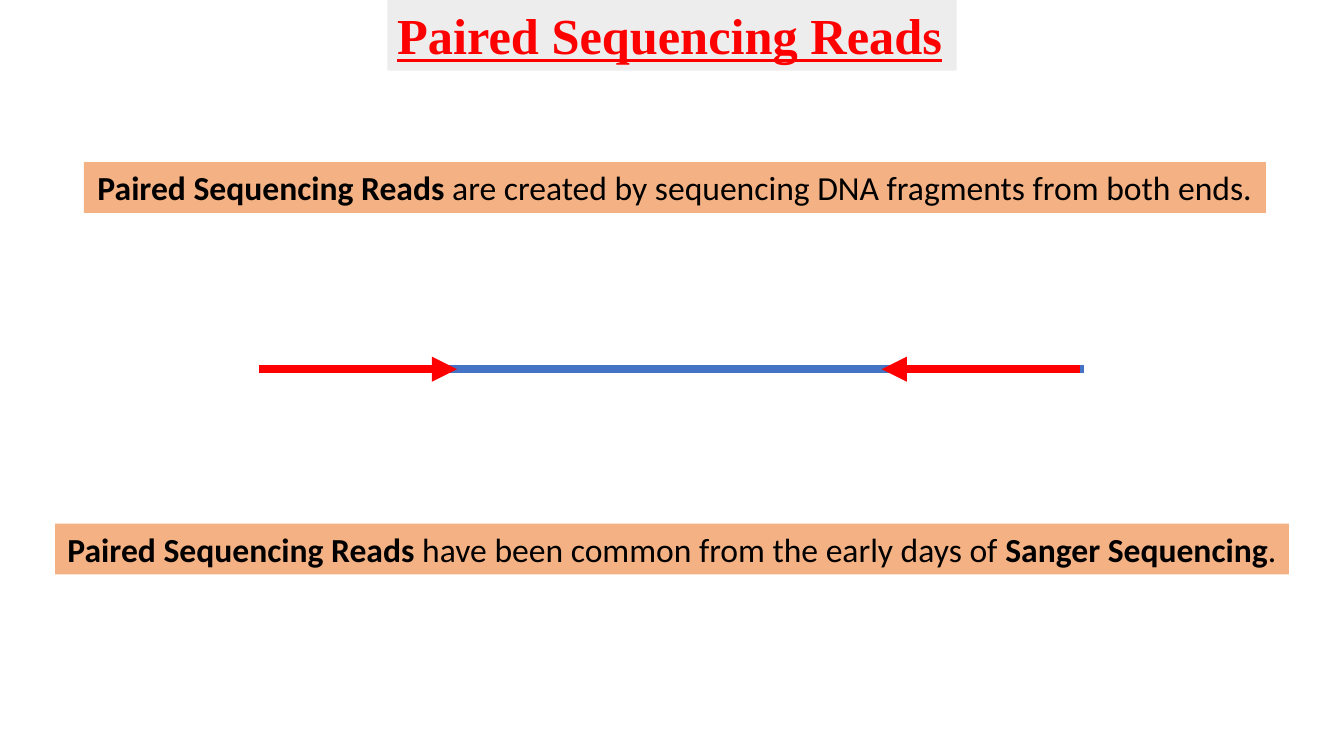
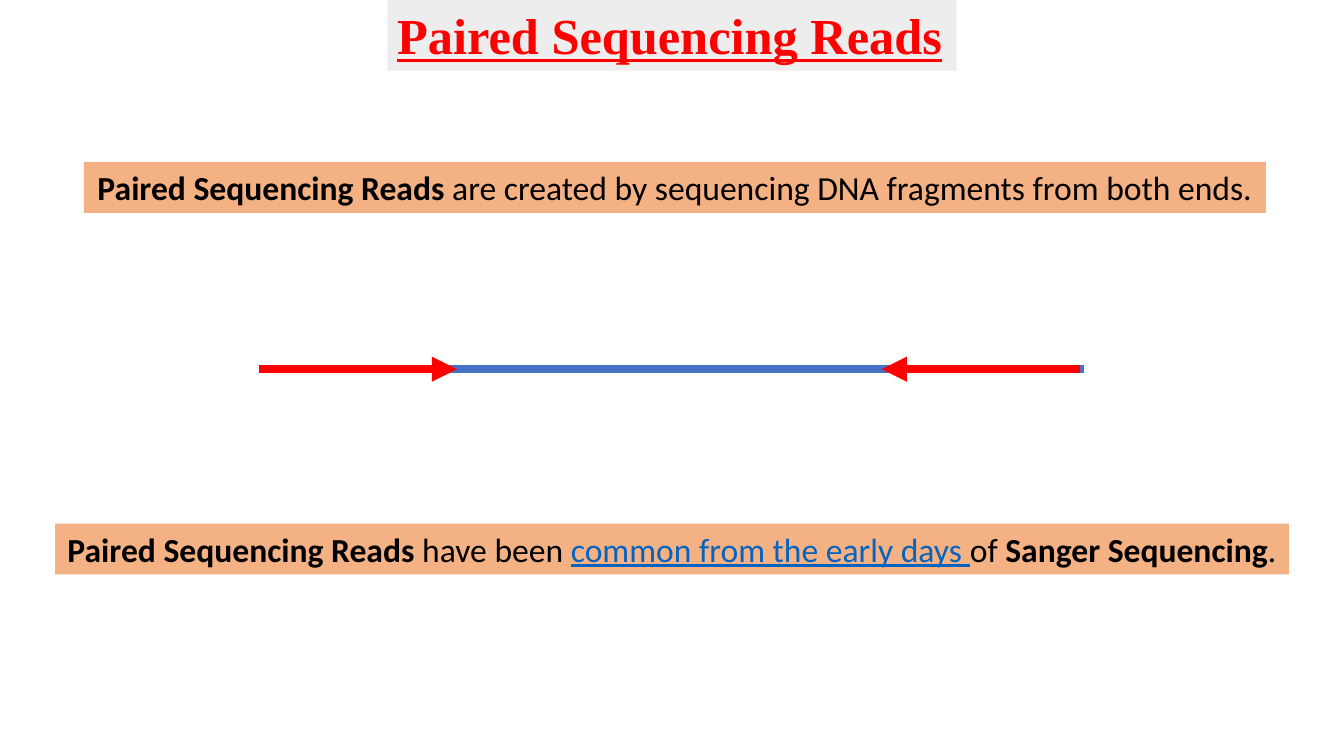
Before and after one commit to BioinformaticsTraining/Introduction-to-Bioinformatics, a slide deck: slide 2 of Flip Presentations/NGS_Intro/BAM_CIGAR/BAM_CIGAR.pptx. Drawn at 1344x756 pixels with LibreOffice and Linux fonts; fonts in the diff are those of the drawing. Boxes give left, top, right and bottom in pixels: in the first picture for what was removed or moved away, otherwise in the second. Text is boxed around its words. In the diff, an @@ line names an element or a change of style, - is before the commit and + after.

```diff
--- a/Flip Presentations/NGS_Intro/BAM_CIGAR/BAM_CIGAR.pptx
+++ b/Flip Presentations/NGS_Intro/BAM_CIGAR/BAM_CIGAR.pptx
@@ rectangle "Paired Sequencing Reads have been ..." at <box>55,524,1290,575</box>: text colour #000000 to #0563C1, underline on in "common from the early days" @@
```
Also in this commit, not shown: 1 other slide changed, 4 slides added, 2 slides removed.
